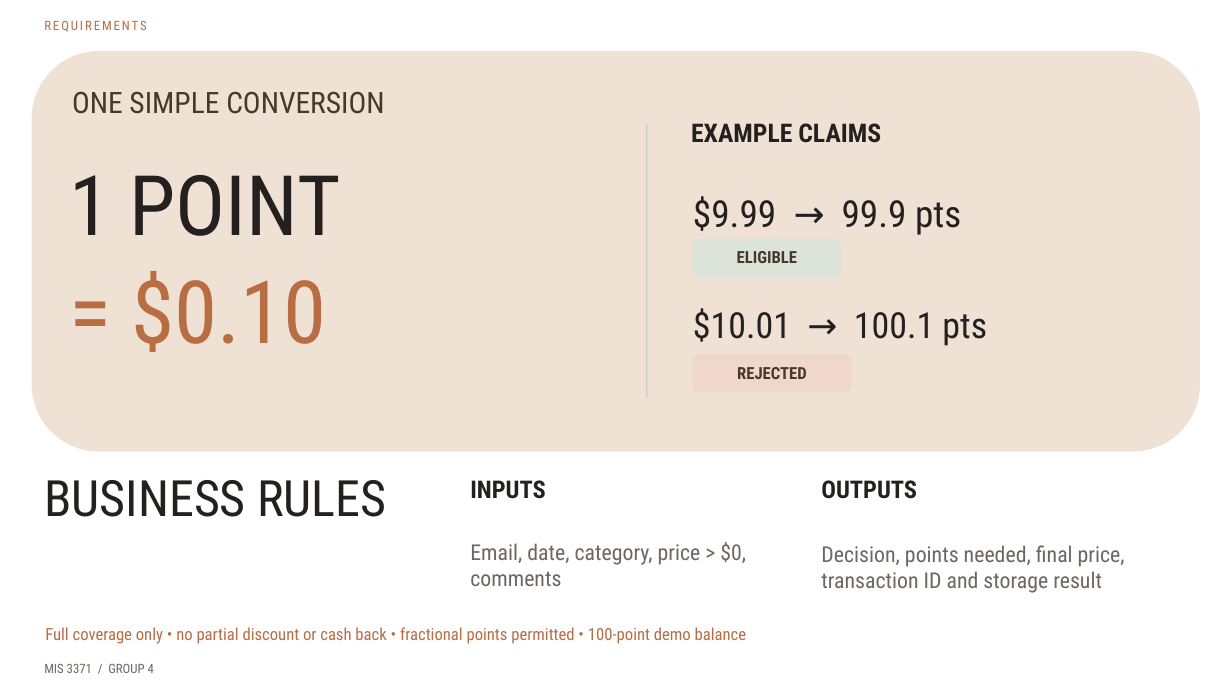
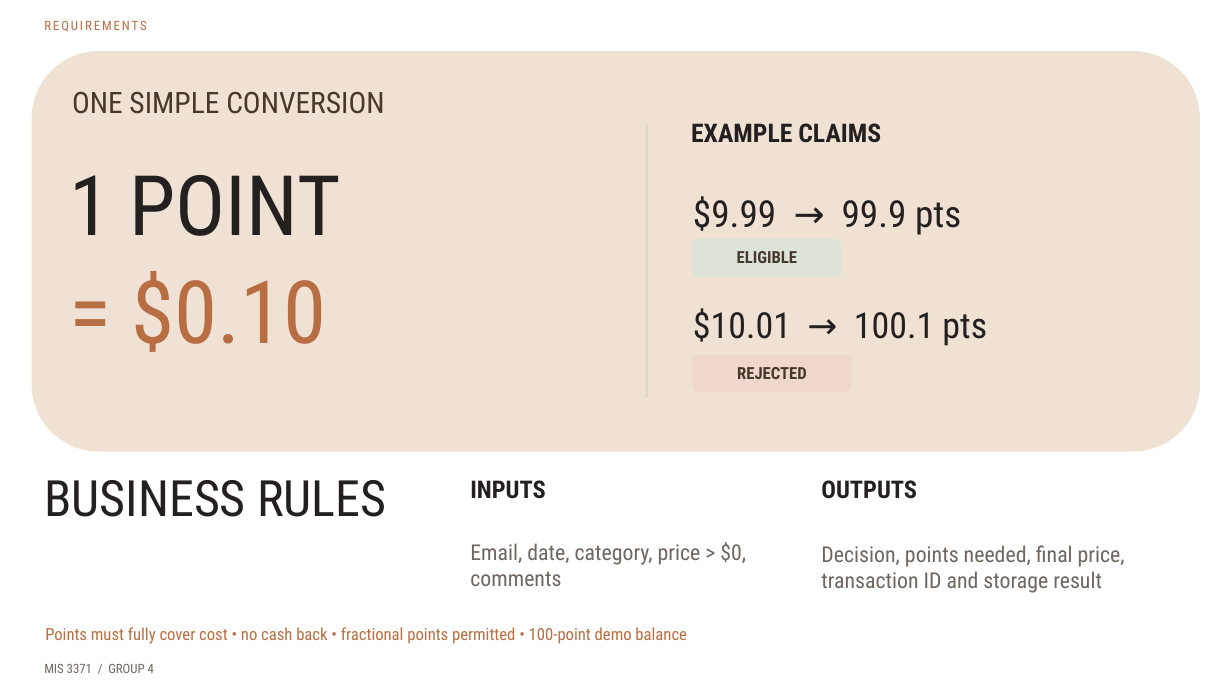
Before and after one commit to UH-MIS3371/MIS3371-Section10129-Group4, a slide deck: slide 3 of docs/Presentation PPT/BurgerShot_Presentation.pptx. Drawn at 1232x693 pixels with LibreOffice and Linux fonts; fonts in the diff are those of the drawing. Boxes give left, top, right and bottom in pixels: in the first picture for what was removed or moved away, otherwise in the second. Text is boxed around its words. In the diff, an @@ line names an element or a change of style, - is before the commit and + after.

```diff
--- a/docs/Presentation PPT/BurgerShot_Presentation.pptx
+++ b/docs/Presentation PPT/BurgerShot_Presentation.pptx
@@ text at (x1=45, y1=627, x2=687, y2=644): text changed @@
-Full coverage only • no partial discount or cash back • fractional points permitted • 100-point demo balance
+Points must fully cover cost • no cash back • fractional points permitted • 100-point demo balance
```
Also in this commit, not shown: 6 other slides changed.
